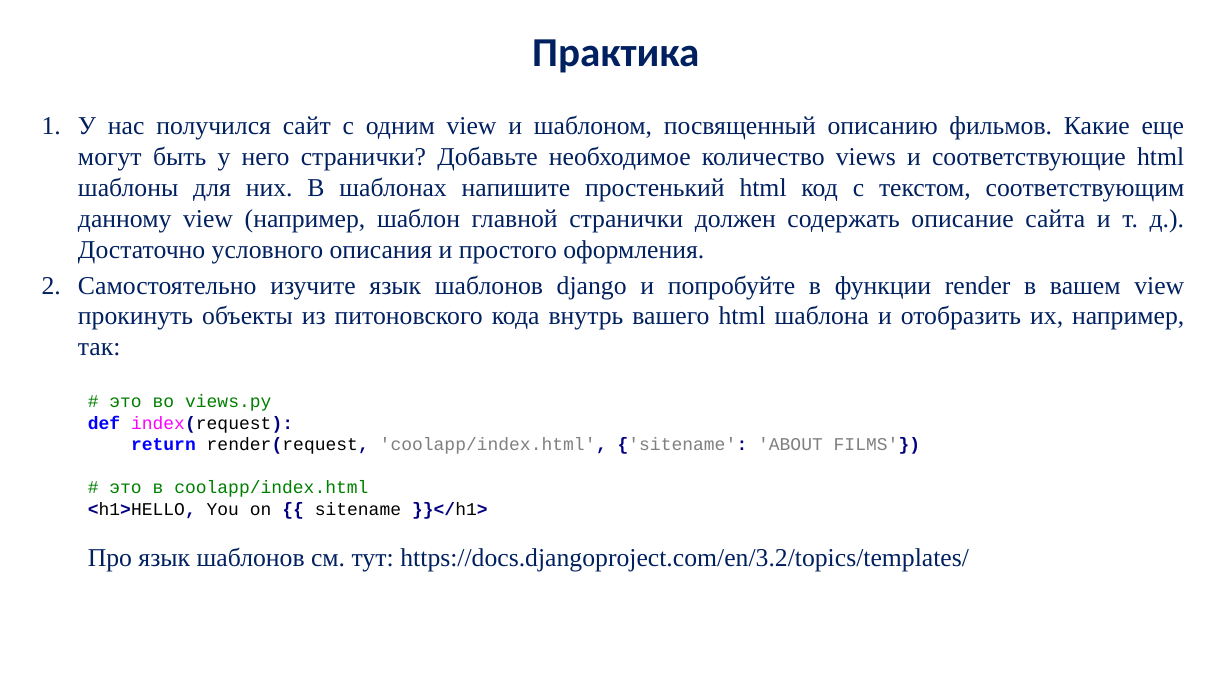
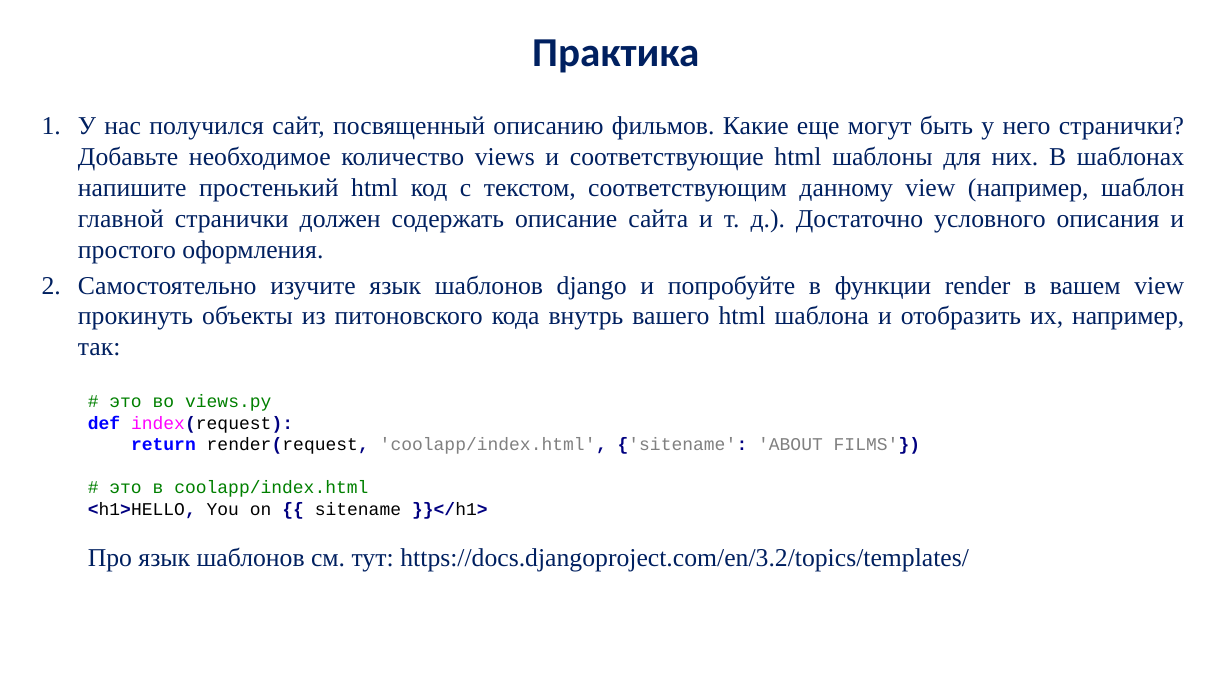
Before and after one commit to vamishnin/PythonCoursePro, a slide deck: slide 40 of Lectures/py_lec_15.pptx. Drawn at 1232x693 pixels with LibreOffice and Linux fonts; fonts in the diff are those of the drawing; background and template pictures are left out. Boxes give left, top, right and bottom in pixels: in the first picture for what was removed or moved away, otherwise in the second. Text is boxed around its words. In the diff, an @@ line names an element or a change of style, - is before the commit and + after.

Commit message:
Lec15

```diff
--- a/Lectures/py_lec_15.pptx
+++ b/Lectures/py_lec_15.pptx
@@ text at [78,116,1184,263]: text changed @@
-1. У нас получился сайт с одним view и шаблоном, посвященный описанию фильмов. Какие еще могут быть у него странички? Добавьте необходимое количество views и соответствующие html шаблоны для них. В шаблонах напишите простенький html код с текстом, соответствующим данному view (например, шаблон главной странички должен содержать описание сайта и т. д.). Достаточно условного описания и простого оформления.
+1. У нас получился сайт, посвященный описанию фильмов. Какие еще могут быть у него странички? Добавьте необходимое количество views и соответствующие html шаблоны для них. В шаблонах напишите простенький html код с текстом, соответствующим данному view (например, шаблон главной странички должен содержать описание сайта и т. д.). Достаточно условного описания и простого оформления.
```
Also in this commit, not shown: 1 other slide changed.
